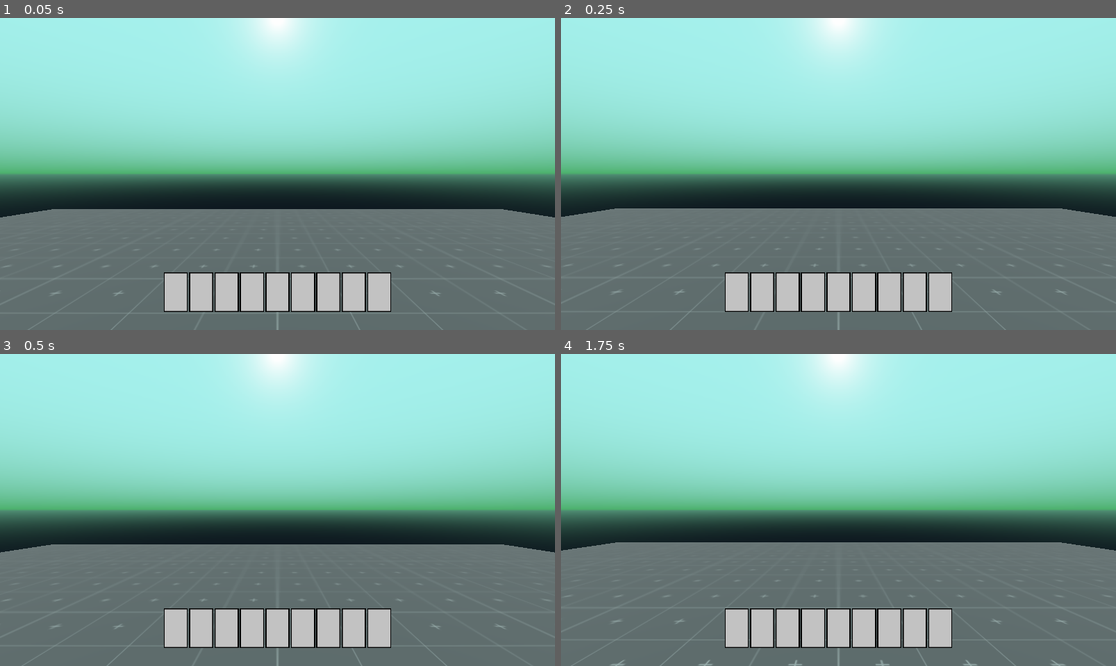
Above: before the commit, frames 1-4 (two rows, left to right).
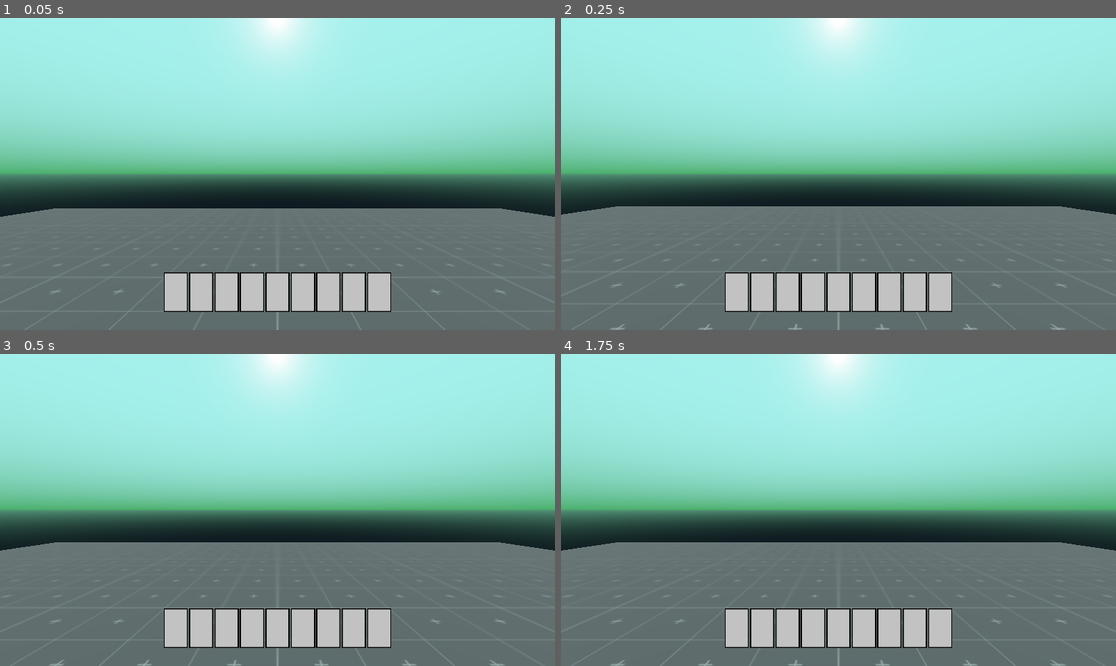
Above: after the commit, the same moments.

Repository: The-Portfolio-Organisation/MagickaTheMagicForest
Game: Godot game, scene res://Scenes/Gyms/ItemGym.tscn
The game is run twice, just before and just after one commit, with the same random seed, the same clock (stepped at 60 frames per second) and the same inputs. This scene is started directly instead of the project's main scene. The engine's default icon, where the game draws it, is replaced by a stand-in: a white triangle on a blue panel in a dark square.
Inputs (mouse positions are in pixels of both pictures, inside the frame that each line leads up to):
- Up to frame 1 (0.05 s): no input
- Up to frame 2 (0.25 s): no input
- Up to frame 3 (0.5 s): no input
- Up to frame 4 (1.75 s): move the mouse to (866, 510) at 0.52 s; hold W (move_forward) from 0.53 s (still down); tap Space (jump) at 0.6, 0.77, 1.07, 1.35, 1.52 s; move the mouse to (810, 510) at 1.27 s

The runs differ from the first frame. In frame 1, 0.3% of the frame differs, in the area x 0-100%, y 61-100%; in frame 2, 1.0%, in the area x 0-100%, y 60-100%; in frame 3, 1.0%; in frame 4, less than 0.1%.

Commit message:
! online work suposedly

Diff:
--- a/source/Scripts/Network/Connections.gd
+++ b/source/Scripts/Network/Connections.gd
@@ -123,7 +123,7 @@
 		player.set_network_master(p_id)
 
 		world.add_child(player)
-		player.change_look_at(Vector3(0, player.transform.basis.y.y, 0))
+		player.change_look_at(Vector3(0, 150, 0))
 
 	if not get_tree().is_network_server():
 		rpc_id(1, "ready_to_start", get_tree().get_network_unique_id())
--- a/source/Subobjects/Player.tscn
+++ b/source/Subobjects/Player.tscn
@@ -25,6 +25,9 @@
 [node name="Player" type="KinematicBody"]
 collision_mask = 2
 script = ExtResource( 2 )
+speed = 150
+fall_acceleration = 150
+jump_impulse = 150
 
 [node name="Pivot" type="Spatial" parent="."]
 
@@ -40,6 +43,8 @@
 material/0 = null
 
 [node name="Camera" type="Camera" parent="Pivot/Head"]
+near = 0.01
+far = 500.0
 
 [node name="CollisionShape" type="CollisionShape" parent="."]
 transform = Transform( 1, 0, 0, 0, -4.37114e-08, -1, 0, 1, -4.37114e-08, 0, 0, 0 )
